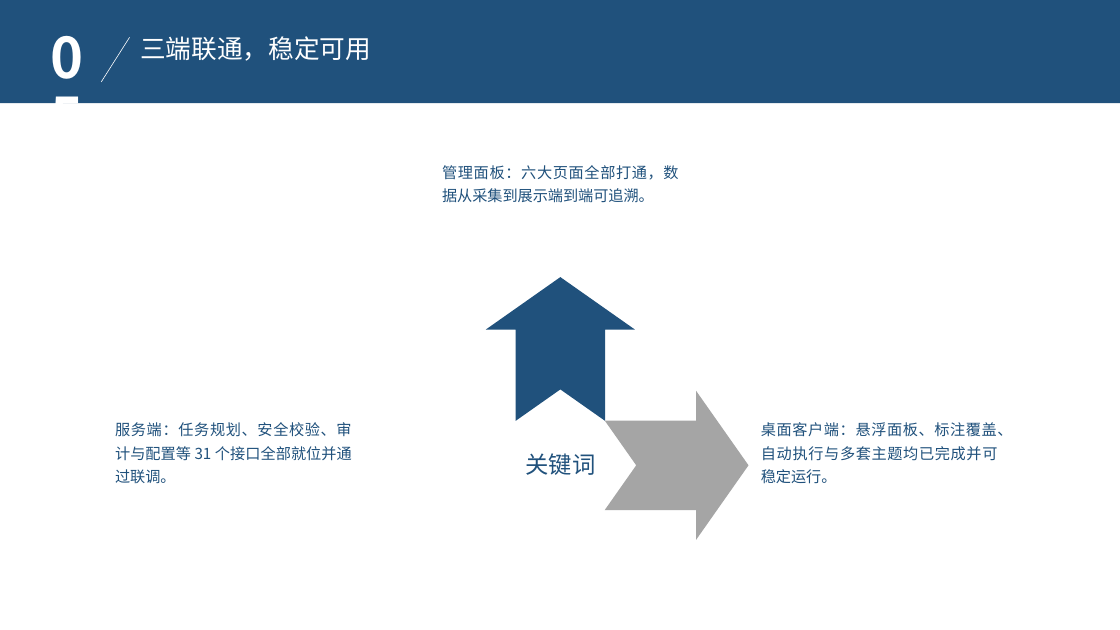
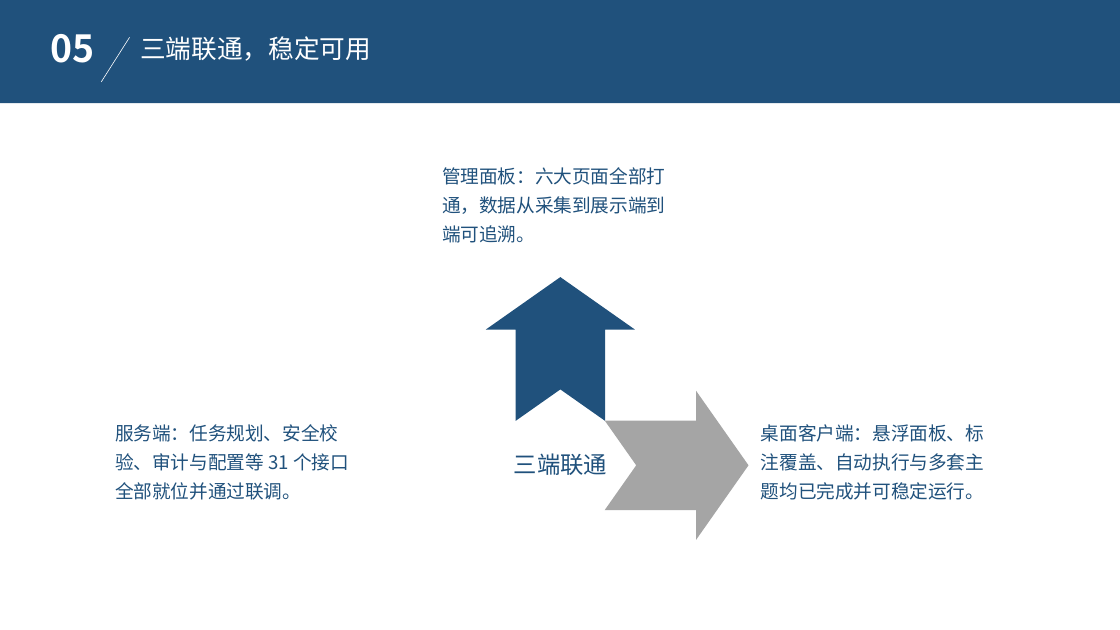
Before and after one commit to eicon-xyz/Fuzzy-Visual-Assisted-Question-Answering-System, a slide deck: slide 23 of 项目文档/答辩PPT/HAJIMI-答辩PPT-模板版.pptx. Drawn at 1120x630 pixels with LibreOffice and Linux fonts; fonts in the diff are those of the drawing; background and template pictures are left out. Boxes give left, top, right and bottom in pixels: in the first picture for what was removed or moved away, otherwise in the second. Text is boxed around its words. In the diff, an @@ line names an element or a change of style, - is before the commit and + after.

```diff
--- a/项目文档/答辩PPT/HAJIMI-答辩PPT-模板版.pptx
+++ b/项目文档/答辩PPT/HAJIMI-答辩PPT-模板版.pptx
@@ text "05" at (51, 34, 95, 63): size 48 to 32 pt; alignment justified to left @@
@@ size 13 to 16 pt; alignment justified to left in 3 elements at (761, 424, 984, 500), (115, 424, 349, 500), (442, 167, 665, 243) @@
@@ text at (514, 453, 607, 475): text changed @@
-关键词
+三端联通
```
Also in this commit, not shown: 15 other slides changed, 8 other files.
